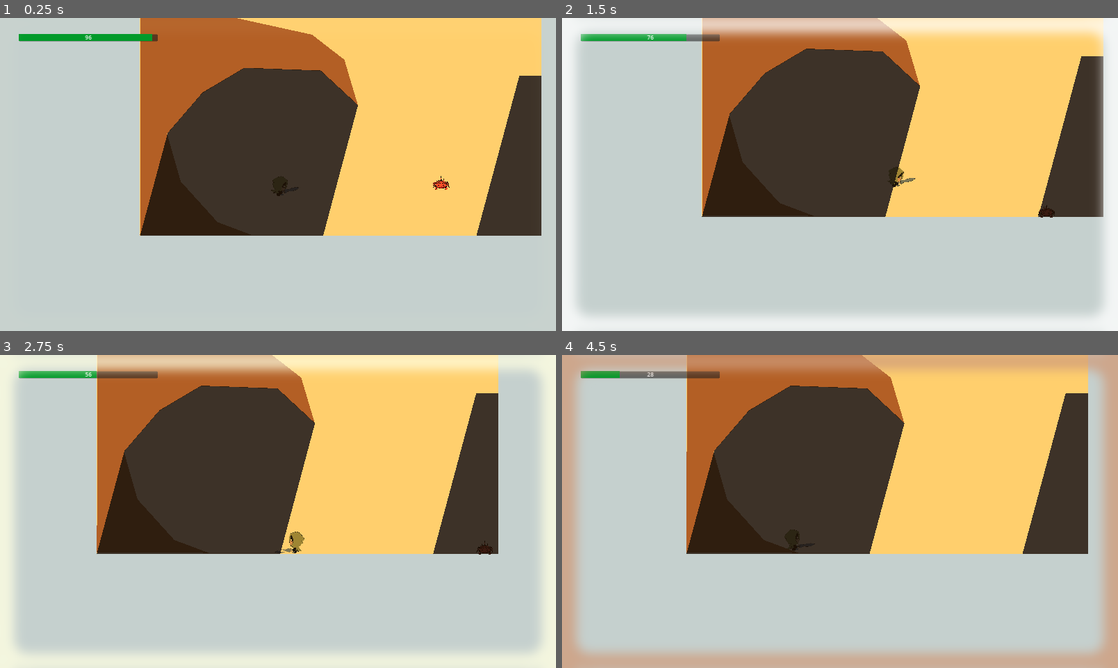
Above: before the commit, frames 1-4 (two rows, left to right).
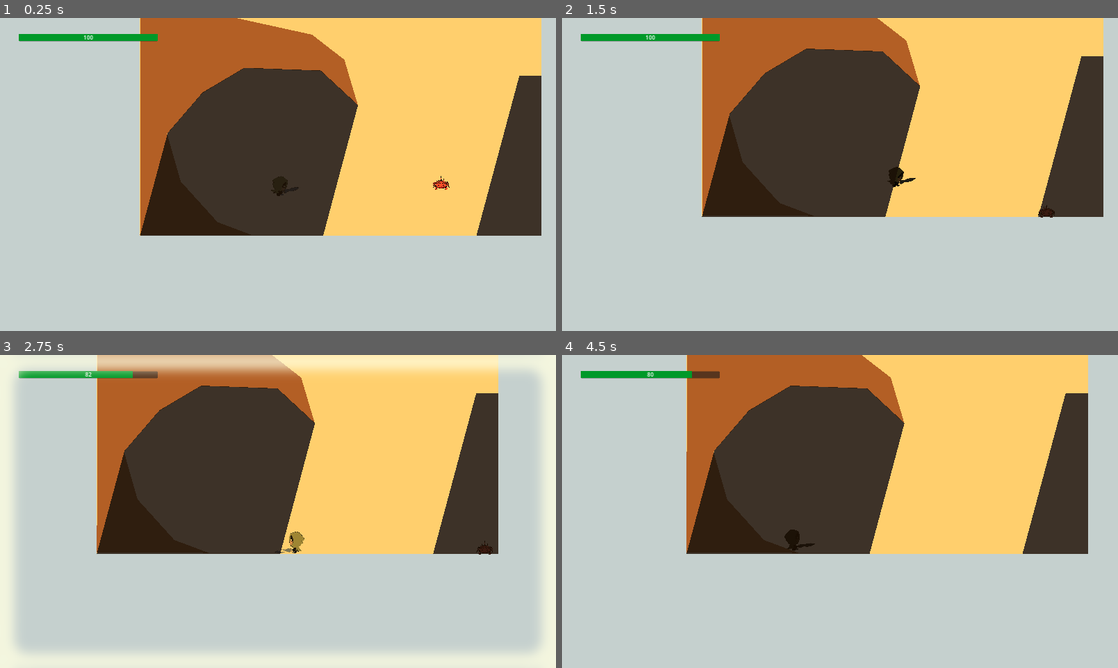
Above: after the commit, the same moments.

Repository: Niimphu/NewbieGameJam2023
Game: Godot game, scene res://Levels/Level_1.tscn
The game is run twice, just before and just after one commit, with the same random seed, the same clock (stepped at 60 frames per second) and the same inputs. This scene is started directly instead of the project's main scene.
Inputs:
- Up to frame 1 (0.25 s): no input
- Up to frame 2 (1.5 s): hold J (attack) 0.53-1.28 s; hold Right (ui_right) from 0.53 s (still down); tap Space (jump) at 0.77 s; tap K (toggle_parasol) at 1.35 s
- Up to frame 3 (2.75 s): tap Space (jump) at 1.52 s; release Right (ui_right) at 2.03 s; hold Left (ui_left) from 2.03 s (still down); hold J (attack) from 2.03 s (still down)
- Up to frame 4 (4.5 s): release J (attack) at 2.78 s; tap K (toggle_parasol) at 2.85, 4.35 s; tap Space (jump) at 3.02, 3.77 s; hold J (attack) 3.53-4.28 s; release Left (ui_left) at 4.28 s; hold Right (ui_right) from 4.28 s (still down)

The runs differ from the first frame. In frame 1, less than 0.1% of the frame differs, in the area x 15-29%, y 5-8%; in frame 2, 16%, in the area x 0-100%, y 0-100%; in frame 3, 0.2%; in frame 4, 16%.
Error before the commit: Cannot call method 'is_colliding' on a previously freed instance. (res://Levels/Environment/DirectSunlightManager.gd:95)

Commit message:
detached sunlight script from sun

Diff:
--- a/Levels/Environment/Sun.tscn
+++ b/Levels/Environment/Sun.tscn
@@ -1,6 +1,4 @@
-[gd_scene load_steps=2 format=3 uid="uid://denmcawtlettb"]
-
-[ext_resource type="Script" path="res://Levels/Environment/DirectSunlightManager.gd" id="1_8rdg0"]
+[gd_scene format=3 uid="uid://denmcawtlettb"]
 
 [node name="Sun" type="DirectionalLight2D" groups=["sun"]]
 position = Vector2(1009, 63)
@@ -8,4 +6,3 @@
 color = Color(1, 0.662745, 0.278431, 1)
 shadow_enabled = true
 shadow_color = Color(0.560784, 0.298039, 0.054902, 0.168627)
-script = ExtResource("1_8rdg0")
